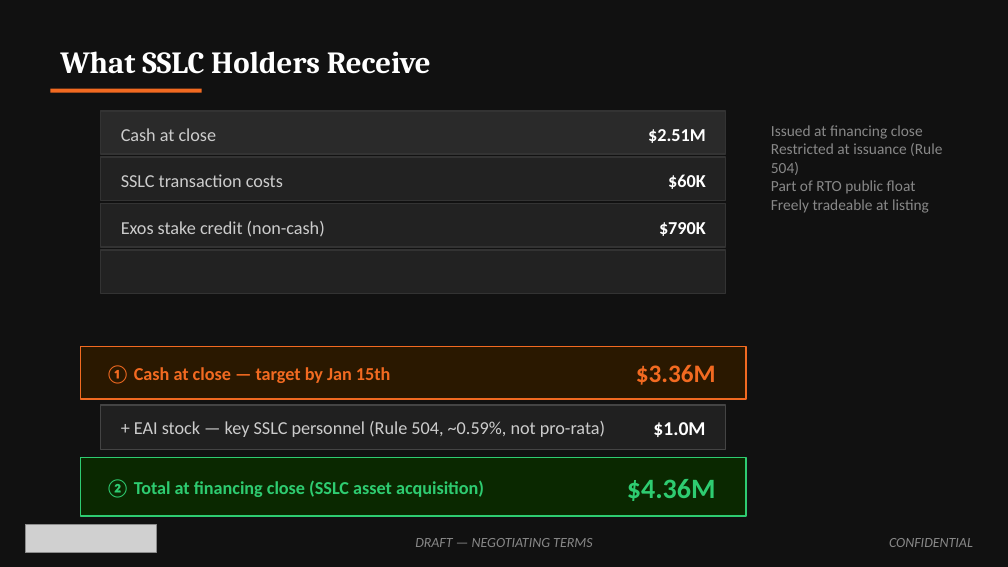
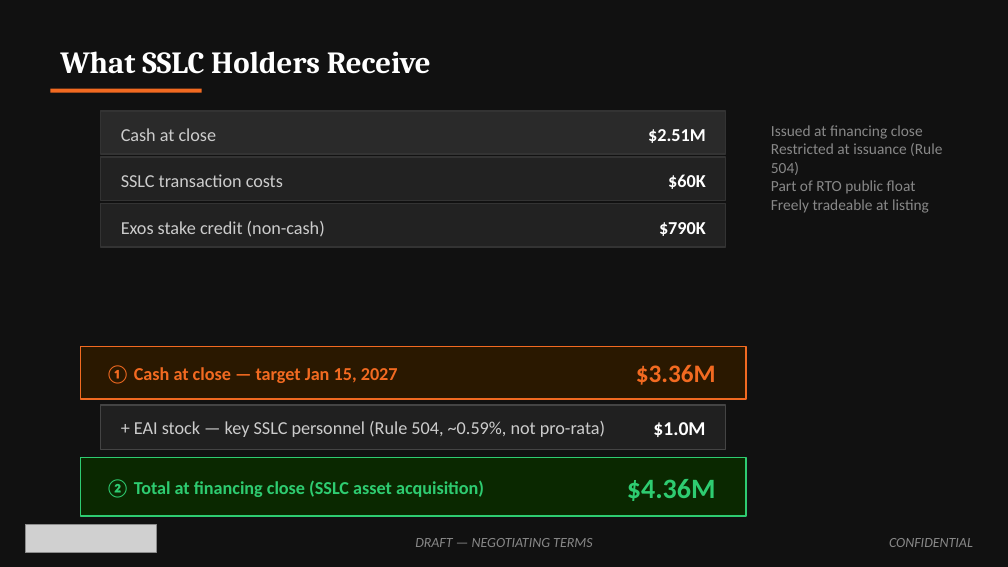
Before and after one commit to ExosAerospace/workspace, a slide deck: slide 9 of drafts/Exos_SSLC_Board_Offer_Overview_2026-10-12_r5.pptx. Drawn at 1008x567 pixels with LibreOffice and Linux fonts; fonts in the diff are those of the drawing; grey boxes stand for pictures. Boxes give left, top, right and bottom in pixels: in the first picture for what was removed or moved away, otherwise in the second. Text is boxed around its words. In the diff, an @@ line names an element or a change of style, - is before the commit and + after.

```diff
--- a/drafts/Exos_SSLC_Board_Offer_Overview_2026-10-12_r5.pptx
+++ b/drafts/Exos_SSLC_Board_Offer_Overview_2026-10-12_r5.pptx
@@ rectangle removed at [101,250,726,293] @@
@@ text at [106,365,398,384]: text changed @@
-① Cash at close — target by Jan 15th
+① Cash at close — target Jan 15, 2027
```
Also in this commit, not shown: 6 other slides changed, 2 other files.
